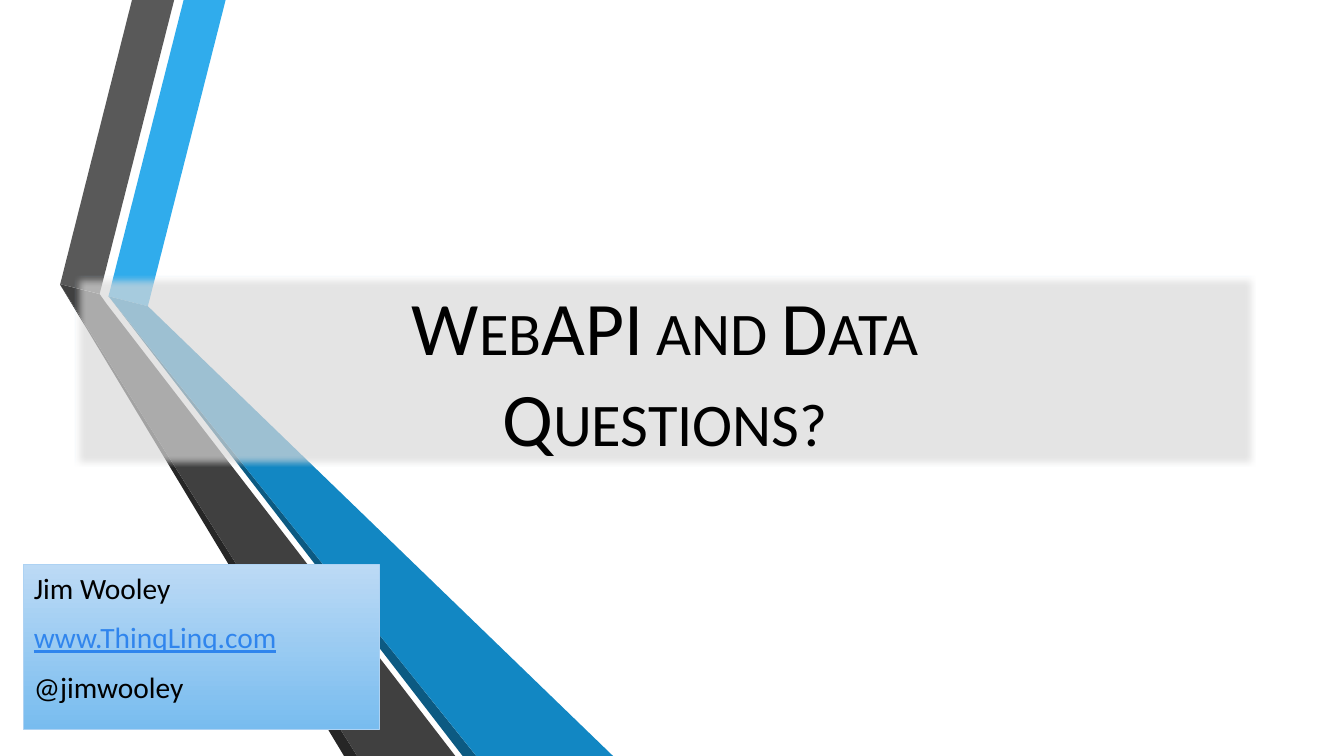
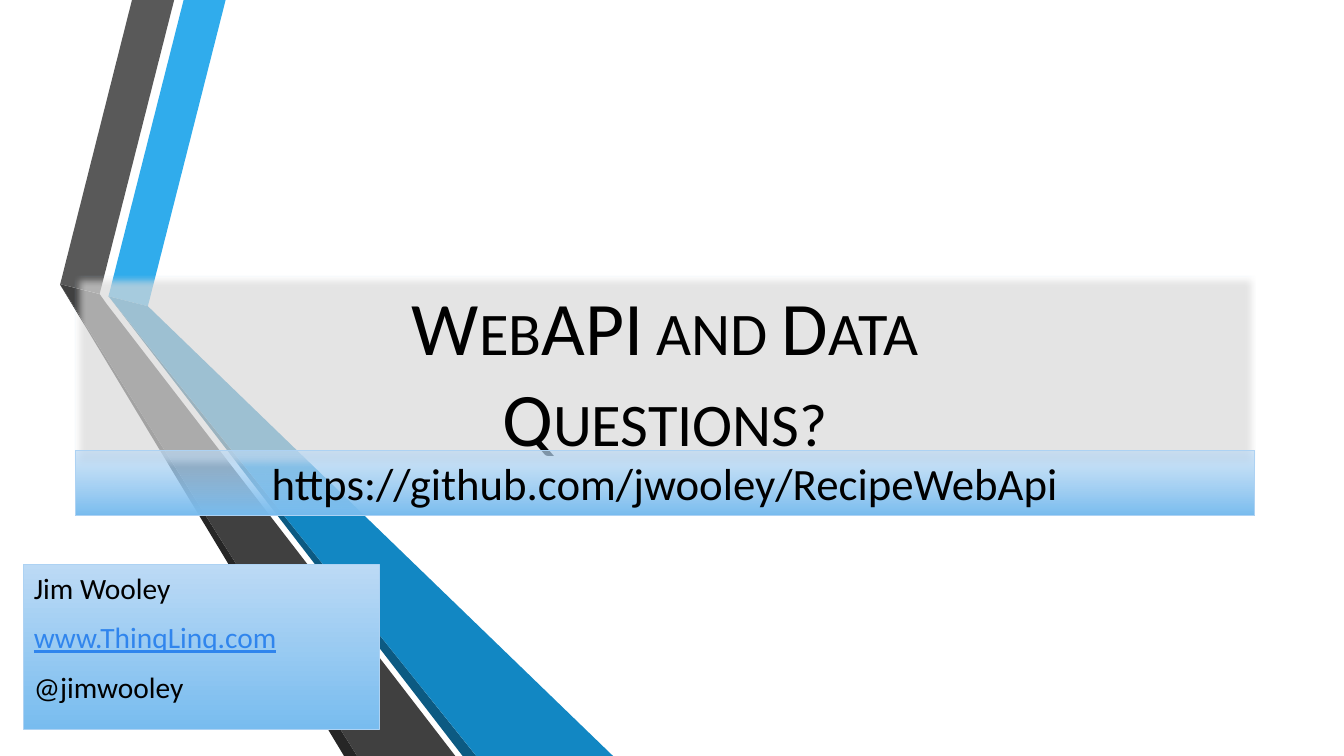
Before and after one commit to jwooley/RecipeWebApi, a slide deck: slide 15 of WebAPI and Data.pptx. Drawn at 1344x756 pixels with LibreOffice and Linux fonts; fonts in the diff are those of the drawing; background and template pictures are left out. Boxes give left, top, right and bottom in pixels: in the first picture for what was removed or moved away, otherwise in the second. Text is boxed around its words. In the diff, an @@ line names an element or a change of style, - is before the commit and + after.

```diff
--- a/WebAPI and Data.pptx
+++ b/WebAPI and Data.pptx
@@ rectangle added at (76,451,1255,515), fill gradient #BCDAF6 to #78BDEF, outline #AED2F4 0.75 pt, 32 pt, text #000000 @@
+https://github.com/jwooley/RecipeWebApi
```
Also in this commit, not shown: 1 other slide changed, 5 other files.
